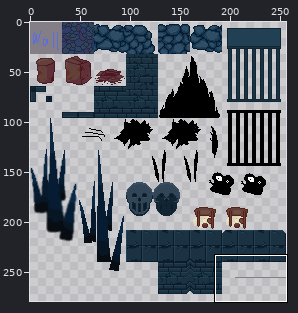
Sprite sheet -- textures/lost.png. The first picture is a wide view before the edit; the outline marks the close-up.
Close-up. Earlier state:
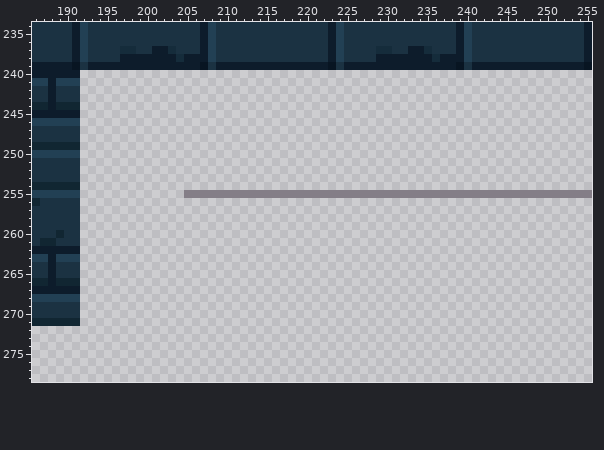
The file is 256x288 pixels. Pixels under 10% opacity are left out. Colours within 5 levels of each other are drawn and written as one. Shown: x 186..255, y 234..278. The wide view leaves out empty margins.
New version:
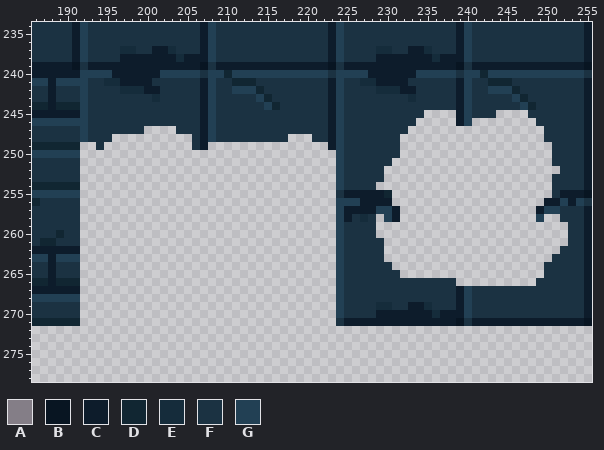
Palette (. is transparent): A #847e87  B #081522  C #0d1c2b  D #112632  E #152c3b  F #1b3242  G #224054
What changed:
@@ x 186..255 @@
 239 CCCCCBFCCCCCCCCCCCCCCBFCCCCCCCCCCCCCCBFCCCCCCCCCCCCCCBFCCCCCCCCCCCCCCB
-240 CCCCCC................................................................
-241 GGCGGG................................................................
-242 FFCFFF................................................................
-243 FFCFFF................................................................
-244 DDCDDD................................................................
-245 CCCCCC................................................................
-246 GGGGGG................................................................
-247 FFFFFF................................................................
-248 FFFFFF................................................................
-249 DDDDDD................................................................
-250 GGGGGG................................................................
-251 FFFFFF................................................................
-252 FFFFFF................................................................
-253 FFFFFF................................................................
-254 DDDDDD................................................................
-255 GGGGGG.............AAAAAAAAAAAAAAAAAAAAAAAAAAAAAAAAAAAAAAAAAAAAAAAAAAA
-256 DFFFFF................................................................
-257 FFFFFF................................................................
-258 FFFFFF................................................................
-259 FFFFFF................................................................
-260 FFFDFF................................................................
-261 FDDFFF................................................................
-262 CCCCCC................................................................
-263 GGCGGG................................................................
-264 FFCFFF................................................................
-265 FFCFFF................................................................
-266 DDCDDD................................................................
-267 CCCCCC................................................................
-268 GGGGGG................................................................
-269 FFFFFF................................................................
-270 FFFFFF................................................................
-271 DDDDDD................................................................
+240 CCCCCCGGGGCCCCCCGGGGGFGGDGGGGGGGGGGGGFGGGGCCCCCCGGGGGFGGDGGGGGGGGGGGGF
+241 GGCGGGGFFEECCCCFFFFFFCGFFDDDFFFFFFFFFCGFFEECCCCFFFFFFCGFFDDDFFFFFFFFFC
+242 FFCFFFGFFFFEEECCFFFFFCGFFGGGDFFFFFFFFCGFFFFEEECCFFFFFCGFFGGGDFFFFFFFFC
+243 FFCFFFGFFFFFFFFEFFFFFCGFFFFFGDFFFFFFFCGFFFFFFFFEFFFFFCGFFFFFGDFFFFFFFC
+244 DDCDDDGFFFFFFFFFFFFFFCGFFFFFFGDFFFFFFCGFFFFFFFFFFFFFFCGFFFFFFGDFFFFFFC
+245 CCCCCCGFFFFFFFFFFFFFFCGFFFFFFFFFFFFFFCGFFFFFFFFFF....CGFFF....FFFFFFFC
+246 GGGGGGGFFFFFFFFFFFFFFCGFFFFFFFFFFFFFFCGFFFFFFFFF.....CG........FFFFFFC
+247 FFFFFFGFFFFFFF....FFFCGFFFFFFFFFFFFFFCGFFFFFFFF.................FFFFFC
+248 FFFFFFGFFF..........FCGFFFFFFFFF...FFCGFFFFFFF..................FFFFFC
+249 DDDDDD..F...........FC...............CGFFFFFFF...................FFFFC
+250 GGGGGG................................GFFFFFFF...................FFFFC
+251 FFFFFF................................GFFFFFF....................FFFFC
+252 FFFFFF................................GFFFFF......................FFFC
+253 FFFFFF................................GFFFFF.....................FFFFC
+254 DDDDDD................................GFFFF......................FFFFC
+255 GGGGGG................................FCCCCCD....................FCCCB
+256 DFFFFF................................GGGCCCC...................CCGCGF
+257 FFFFFF................................GCCCCGGC.................CGGFFFC
+258 FFFFFF................................GCFEF.GC.................G..FFFC
+259 FFFFFF................................GFFFF........................FFC
+260 FFFDFF................................GFFFF........................FFC
+261 FDDFFF................................GFFFFF.......................FFC
+262 CCCCCC................................GFFFFF......................FFFC
+263 GGCGGG................................GFFFFF.....................FFFFC
+264 FFCFFF................................GFFFFFF...................FFFFFC
+265 FFCFFF................................GFFFFFFF..................FFFFFC
+266 DDCDDD................................GFFFFFFFFFFFFFF..........FFFFFFC
+267 CCCCCC................................GFFFFFFFFFFFFFFCGFFFFFFFFFFFFFFC
+268 GGGGGG................................GFFFFFFFFFFFFFFCGFFFFFFFFFFFFFFC
+269 FFFFFF................................GFFFFEEFFCCEFFFCGFFFFFFFFFFFFFFC
+270 FFFFFF................................GFFFFCCCCCCCECCCGFFFFFFFFFFFFFFC
+271 DDDDDD................................FCCCCCCCCCCCCCCBFCCCCCCCCCCCCCCB
 272 ......................................................................
Boxes around the changes in both close-ups, in picture pixels (x1, y1, x2, y2):
changed: (80, 70, 592, 326)
